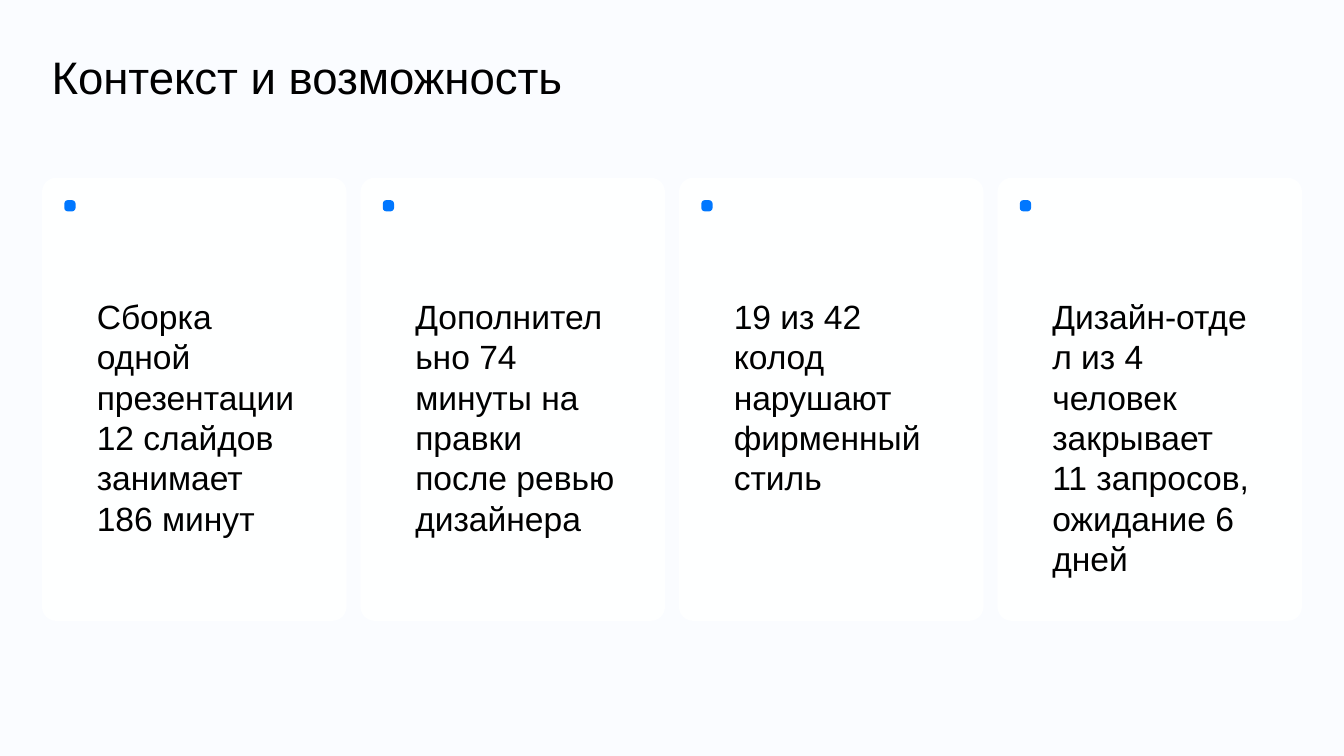
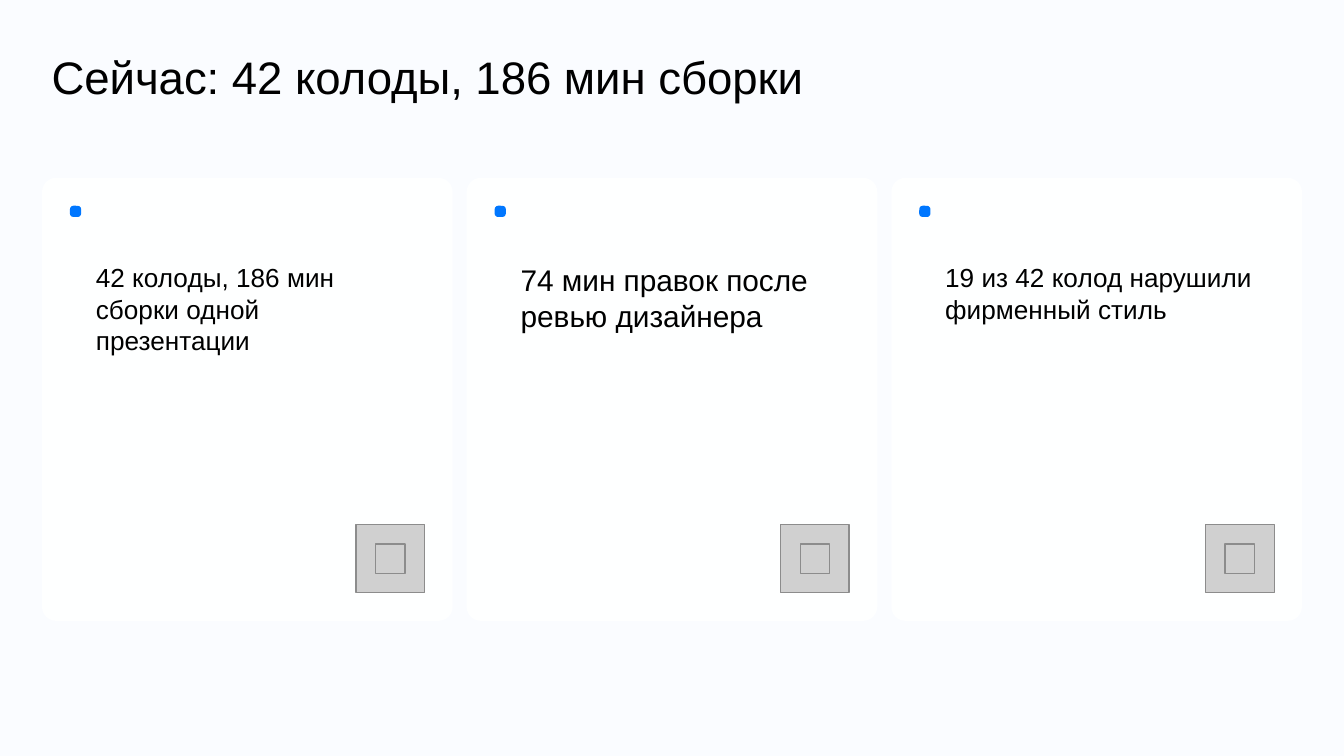
Before and after one commit to DiFoxenGit/-VKTechHackathon, a slide deck: slide 2 of samples/VK_Tech_шаблон__classic.pptx. Drawn at 1344x756 pixels with LibreOffice and Linux fonts; fonts in the diff are those of the drawing; grey boxes stand for pictures; background and template pictures are left out. Boxes give left, top, right and bottom in pixels: in the first picture for what was removed or moved away, otherwise in the second. Text is boxed around its words. In the diff, an @@ line names an element or a change of style, - is before the commit and + after.

```diff
--- a/samples/VK_Tech_шаблон__classic.pptx
+++ b/samples/VK_Tech_шаблон__classic.pptx
@@ text at [52, 60, 803, 103]: text changed @@
-Контекст и возможность
+Сейчас: 42 колоды, 186 мин сборки
@@ rounded rectangle: place and size @@
-rounded rectangle at [42, 177, 347, 621]
+rounded rectangle at [42, 177, 453, 621]
@@ proportions changed in 3 elements at [42, 177, 453, 621], [891, 177, 1302, 621], [466, 177, 878, 621] @@
@@ rounded rectangle: place and size @@
-rounded rectangle at [360, 177, 665, 621]
+rounded rectangle at [466, 177, 878, 621]
@@ rounded rectangle removed at [679, 177, 984, 621] @@
@@ rounded rectangle: place and size @@
-rounded rectangle at [997, 177, 1302, 621]
+rounded rectangle at [891, 177, 1302, 621]
@@ rounded rectangle: place and size @@
-rounded rectangle at [65, 200, 75, 211]
+rounded rectangle at [70, 206, 81, 216]
@@ rounded rectangle: place and size @@
-rounded rectangle at [383, 200, 394, 211]
+rounded rectangle at [495, 206, 505, 216]
@@ rounded rectangle removed at [702, 200, 712, 211] @@
@@ rounded rectangle: place and size @@
-rounded rectangle at [1020, 200, 1031, 211]
+rounded rectangle at [919, 206, 930, 216]
@@ text added at [96, 268, 334, 356], 14 pt, text #000000 @@
+42 колоды, 186 мин сборки одной презентации
@@ text at [945, 268, 1252, 324]: text changed; size 18 to 14 pt @@
-19 из 42 колод нарушают фирменный стиль
+19 из 42 колод нарушили фирменный стиль
@@ text at [521, 270, 808, 332]: text changed; size 18 to 16 pt @@
-Дополнительно 74 минуты на правки после ревью дизайнера
+74 мин правок после ревью дизайнера
@@ text removed at [97, 304, 294, 537] @@
-Сборка одной презентации 12 слайдов занимает 186 минут
@@ text removed at [1052, 304, 1249, 577] @@
-Дизайн‑отдел из 4 человек закрывает 11 запросов, ожидание 6 дней
@@ picture added at [356, 524, 425, 593] @@
@@ picture added at [781, 524, 849, 593] @@
@@ picture added at [1206, 524, 1274, 593] @@
@@ picture added at [376, 544, 406, 574] @@
@@ picture added at [800, 544, 829, 574] @@
@@ picture added at [1224, 544, 1254, 574] @@
```
Also in this commit, not shown: 3 other slides changed, 5 slides added, 5 slides removed, 19 other files.
